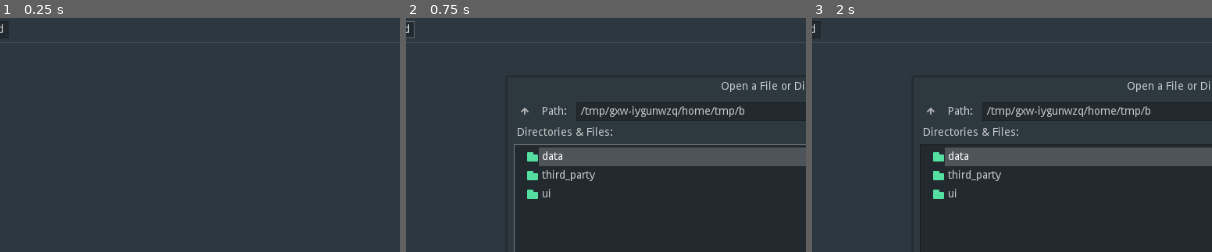
Above: before the commit, frames 1-3 (left to right).
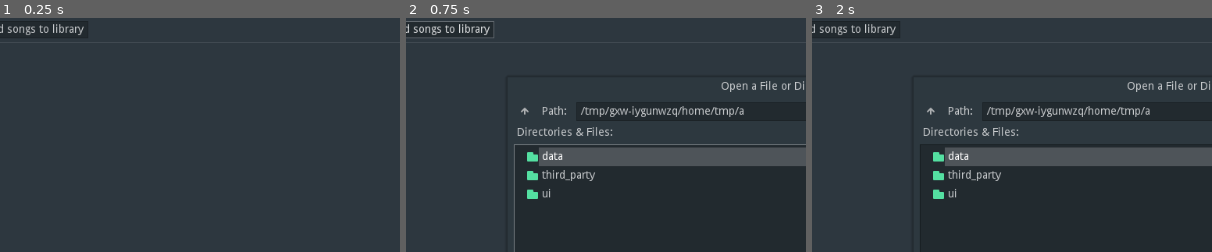
Above: after the commit, the same moments.

Repository: Wcubed/simple_music_player
Game: Godot game, scene res://ui/main.tscn
Same seed, same stepped clock (60 frames per second), same inputs: the game is played once before the commit and once after it.
Inputs (mouse positions are % of the whole screen's width and height, from its top left):
- Up to frame 1 (0.25 s): no input
- Up to frame 2 (0.75 s): click "Add" (after the commit: "Add songs to library") at 0.5 s
- Up to frame 3 (2 s): click (38, 75) at 1.27 s; type "12" at 1.35 s
The pictures show only the part of the screen within x 3-53%, y 0-50%; the shares and areas given below are measured in that part.

The runs differ from the first frame. In frame 1, 0.3% of the frame differs, in the area x 2-21%, y 2-8%; in frame 2, 0.4%, in the area x 2-85%, y 1-42%; in frame 3, 0.3%.

Commit message:
+ Entries in the playlist can now be removed.

Diff:
--- a/data/playlist.gd
+++ b/data/playlist.gd
@@ -2,6 +2,7 @@
 
 # The playlist_idx is where in the playlist this song was added.
 signal song_added(song_id, playlist_idx)
+signal song_removed(playlist_idx)
 signal currently_playing_updated(song_idx)
 
 # The playlist keeps track of which songs to play from the library
@@ -51,6 +52,11 @@
 	if _playlist.empty():
 		return -1
 	return _playlist[_current_song_idx]
+
+
+# Returns the index of the currently playing song.
+func get_current_song_idx() -> int:
+	return _current_song_idx
 
 
 # Returns the id of the next song to play, and assumes it will be played.
@@ -129,5 +135,9 @@
 	emit_signal("song_added", song_id, _playlist.size() - 1)
 
 
+func remove_song_at_index(song_index: int):
+	_playlist.remove(song_index)
+	emit_signal("song_removed", song_index)
+
 func _refill_songs_left_till_library_repeat():
 	_songs_left_till_library_repeat = _library_song_ids.duplicate()
--- a/ui/main.gd
+++ b/ui/main.gd
@@ -39,6 +39,11 @@
 
 func _play_previous_song():
 	var song: Object = _library.get_song_by_id(_playlist.select_previous_song())
+	_play_song(song)
+
+
+func _play_song_by_idx(idx: int):
+	var song: Object = _library.get_song_by_id(_playlist.select_song_by_index(idx))
 	_play_song(song)
 
 
@@ -177,9 +182,16 @@
 
 
 func _on_PlaylistUi_play_song_by_index_requested(idx: int):
-	var song: Object = _library.get_song_by_id(_playlist.select_song_by_index(idx))
-	_play_song(song)
+	_play_song_by_idx(idx)
 
 
 func _on_PlaybackControls_infinite_playlist_button_toggled(new_state: bool):
 	_playlist.set_infinite(new_state)
+
+
+func _on_PlaylistUi_remove_song_by_index_requested(idx: int):
+	_playlist.remove_song_at_index(idx)
+
+	if _playlist.get_current_song_idx() == idx:
+		# If the currently playing song was deleted,
+		_play_song_by_idx(idx)
--- a/ui/main.tscn
+++ b/ui/main.tscn
@@ -65,10 +65,12 @@
 [connection signal="songs_removed" from="Library" to="Playlist" method="_on_songs_removed_from_library"]
 [connection signal="currently_playing_updated" from="Playlist" to="VBoxContainer/PlaylistUi" method="_on_playlist_currently_playing_updated"]
 [connection signal="song_added" from="Playlist" to="VBoxContainer/PlaylistUi" method="_on_playlist_song_added"]
+[connection signal="song_removed" from="Playlist" to="VBoxContainer/PlaylistUi" method="_on_playlist_song_removed"]
 [connection signal="finished" from="AudioStreamPlayer" to="." method="_on_AudioStreamPlayer_finished"]
 [connection signal="timeout" from="UpdateTimer" to="." method="_on_UpdateTimer_timeout"]
 [connection signal="add_song_requested" from="VBoxContainer/PlaylistUi" to="." method="_on_PlaylistUi_add_song_requested"]
 [connection signal="play_song_by_index_requested" from="VBoxContainer/PlaylistUi" to="." method="_on_PlaylistUi_play_song_by_index_requested"]
+[connection signal="remove_song_by_index_requested" from="VBoxContainer/PlaylistUi" to="." method="_on_PlaylistUi_remove_song_by_index_requested"]
 [connection signal="infinite_playlist_button_toggled" from="VBoxContainer/PlaybackControls" to="." method="_on_PlaybackControls_infinite_playlist_button_toggled"]
 [connection signal="next_song_requested" from="VBoxContainer/PlaybackControls" to="." method="_on_PlaybackControls_next_song_requested"]
 [connection signal="pause_requested" from="VBoxContainer/PlaybackControls" to="." method="_on_PlaybackControls_pause_requested"]
--- a/ui/playlist_entry.gd
+++ b/ui/playlist_entry.gd
@@ -1,6 +1,7 @@
 extends HBoxContainer
 
 signal selected_by_pointer()
+signal remove_button_pressed()
 
 const PLAYING_COLOR = Color(0.3, 1.0, 0.3)
 const NOT_PLAYING_COLOR = Color(0.9, 0.9, 0.9)
@@ -46,3 +47,7 @@
 func _on_library_cover_image_loaded(song_id: int, image: ImageTexture):
 	if song_id == _song_id:
 		update_image(image)
+
+
+func _on_RemoveButton_pressed():
+	emit_signal("remove_button_pressed")
--- a/ui/playlist_entry.tscn
+++ b/ui/playlist_entry.tscn
@@ -22,6 +22,20 @@
 [node name="Title" type="Label" parent="."]
 margin_left = 100.0
 margin_top = 289.0
-margin_right = 108.0
+margin_right = 1000.0
 margin_bottom = 311.0
+size_flags_horizontal = 3
+
+[node name="RemoveButton" type="Button" parent="."]
+margin_left = 1004.0
+margin_top = 289.0
+margin_right = 1024.0
+margin_bottom = 311.0
+mouse_default_cursor_shape = 2
+size_flags_vertical = 4
+custom_colors/font_color = Color( 1, 0, 0, 1 )
+custom_colors/font_color_hover = Color( 1, 0.203922, 0.203922, 1 )
+text = "X"
+flat = true
 [connection signal="gui_input" from="." to="." method="_on_PlaylistEntry_gui_input"]
+[connection signal="pressed" from="RemoveButton" to="." method="_on_RemoveButton_pressed"]
--- a/ui/playlist_ui.gd
+++ b/ui/playlist_ui.gd
@@ -3,15 +3,13 @@
 # Emitted when the user requests the song at a specific index in the playlist
 # is played.
 signal play_song_by_index_requested(idx)
+# Emitted when the user wants to remove a song from the playlist.
+signal remove_song_by_index_requested(idx)
 signal add_song_requested()
 
 
 var PlaylistEntry := preload("playlist_entry.tscn")
 var _libary: Node = null
-
-# Keeps track of the song that is currently showns as "playing"
-# that way it can be unhighlighted when another song is selected.
-var _current_playing_idx := -1
 
 onready var _scroll_container := $ScrollContainer
 onready var _container := $ScrollContainer/PlaylistContainer
@@ -44,22 +42,31 @@
 	entry.show_song(song_id, song)
 
 	entry.connect("selected_by_pointer", self, \
-		"_on_entry_selected_by_pointer", [_container.get_child_count() - 1])
+		"_on_entry_selected_by_pointer", [playlist_idx])
+	entry.connect("remove_button_pressed", self, \
+		"_on_entry_remove_button_pressed", [playlist_idx])
 	_libary.connect("cover_image_loaded", entry, "_on_library_cover_image_loaded")
 
 
+func _on_playlist_song_removed(playlist_idx: int):
+	var child := _container.get_child(playlist_idx)
+	_container.remove_child(child)
+
+
 func _on_playlist_currently_playing_updated(song_idx: int):
-	if _current_playing_idx >= 0:
-		_container.get_child(_current_playing_idx).show_currently_playing(false)
+	for entry in _container.get_children():
+		entry.show_currently_playing(false)
 
 	var current_playing := _container.get_child(song_idx)
 	current_playing.show_currently_playing(true)
-	_current_playing_idx = song_idx
 
 
 func _on_entry_selected_by_pointer(idx: int):
 	emit_signal("play_song_by_index_requested", idx)
 
+func _on_entry_remove_button_pressed(idx: int):
+	emit_signal("remove_song_by_index_requested", idx)
+
 
 func _on_AddSongButton_pressed():
 	emit_signal("add_song_requested")
--- a/ui/playlist_ui.tscn
+++ b/ui/playlist_ui.tscn
@@ -16,9 +16,9 @@
 margin_bottom = 22.0
 
 [node name="AddSongButton" type="Button" parent="HBoxContainer"]
-margin_right = 37.0
+margin_right = 139.0
 margin_bottom = 22.0
-text = "Add"
+text = "Add songs to library"
 
 [node name="HSeparator" type="HSeparator" parent="."]
 margin_top = 26.0
